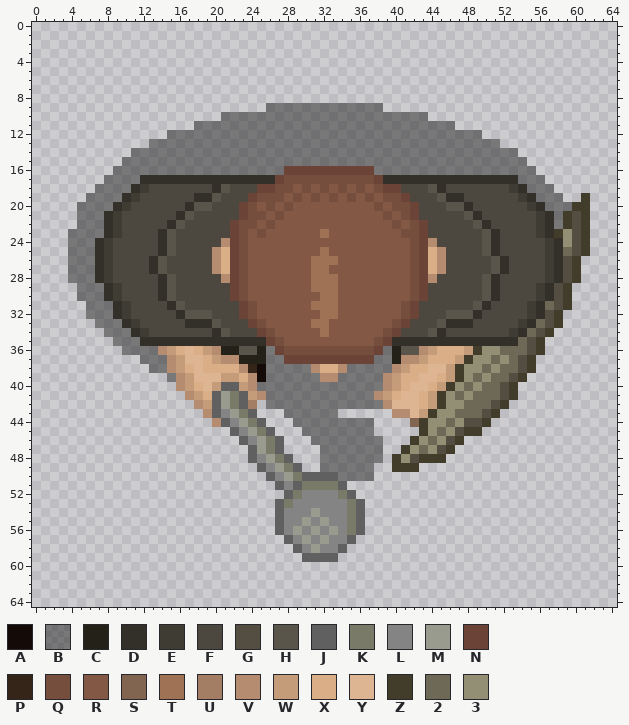
Sprite sheet, stored at src/nex/resource/sprites/player/Cleric_Idle_Down.png. This is how it looked before the edit.
The file is 65x65 pixels. Colours within 5 levels of each other are drawn and written as one.
Palette (. is transparent): A #140b08  B #1e1e1e7c  C #242118  D #33302a  E #3f3c34  F #4c483f  G #544e42  H #59554a  J #606060  K #797a68  L #848484  M #999b8e  N #6c4437  P #352418  Q #754e3e  R #835845  S #826551  T #a07255  U #a37e65  V #b58c70  W #c49c79  X #daae87  Y #ddb592  Z #423d2a  2 #6e6956  3 #938f74
Pixels before (only the part around the change), first column x 0:
 5 .................................................................
 6 .................................................................
 7 .................................................................
 8 .................................................................
 9 ..........................BBBBBBBBBBBBB..........................
10 .....................BBBBBBBBBBBBBBBBBBBBBBB.....................
11 ..................BBBBBBBBBBBBBBBBBBBBBBBBBBBBB..................
12 ...............BBBBBBBBBBBBBBBBBBBBBBBBBBBBBBBBBBB...............
13 .............BBBBBBBBBBBBBBBBBBBBBBBBBBBBBBBBBBBBBBB.............
14 ...........BBBBBBBBBBBBBBBBBBBBBBBBBBBBBBBBBBBBBBBBBBB...........
15 ..........BBBBBBBBBBBBBBBBBBBBBBBBBBBBBBBBBBBBBBBBBBBBB..........
16 .........BBBBBBBBBBBBBBBBBBBNNNNNNNNNNBBBBBBBBBBBBBBBBBB.........
17 ........BBBBDDDDDDDDDDDDDDDNQQQQQQQQQQNDDDDDDDDDDDDDDDBBB........
18 .......BBBBDEFFFFFFFDHFFFNNQQRQRQRQRQRQNNFFFHDFFFFFFFEDBBB.......
19 ......BBBBDEFFFFFFDDHFFFNQQQRQRQRQRQRQRQQNFFFHDDFFFFFFEDBBB..Z...
20 .....BBBBDEFFFFFFDHHFFFNQRQRQRRRRRRRRRQRQQNFFFHHDFFFFFFEDBBBZZ...
21 .....BBBDEFFFFFFDHFFFFFNQQRQRRRRRRRRRRRQRQNFFFFFHDFFFFFFEDBZGZ...
22 .....BBBDEFFFFFDHFFFFFNQQRQRRRRRRRRRRRRRQRQNFFFFFHDFFFFFEDBZGZ...
23 ....BBBBDEFFFFDHFFFFFFNQRQRRRRRRTRRRRRRRRQQNFFFFFFHDFFFFEDZ3GZ...
24 ....BBBDEFFFFFDHFFFFFVNQRRRRRRRRRRRRRRRRRRQNVFFFFFHDFFFFFED3GZ...
25 ....BBBDEFFFFFDHFFFFVXNQRRRRRRRRTRRRRRRRRRQNXVFFFFHDFFFFFED2GZ...
26 ....BBBDEFFFFDHFFFFFVXNQRRRRRRRTTTRRRRRRRRQNXVFFFFFHDFFFFEDGZ....
27 ....BBBDEFFFFDHFFFFFVXNQRRRRRRRTTRRRRRRRRRQNXVFFFFFHDFFFFEDGZ....
28 ....BBBDEFFFFFDHFFFFFVNQRRRRRRRTTTRRRRRRRRQNVFFFFFHDFFFFFEDGZ....
29 .....BBBDEFFFFDHFFFFFFNQRRRRRRRTTTRRRRRRRRQNFFFFFFHDFFFFEDGZ.....
30 .....BBBDEFFFFDHFFFFFFNQRRRRRRRRTTRRRRRRRRQNFFFFFFHDFFFFEDGZ.....
31 ......BBBDEFFFFDHFFFFFFNQRRRRRRTTTRRRRRRRQNFFFFFFHDFFFFED2GZ.....
32 ......BBBDEFFFFFDHHHFFFNQRRRRRRRTTRRRRRRRQNFFFHHHDFFFFFEDGZ......
33 .......BBBDEFFFFFDDDHFFFNQRRRRRTTRRRRRRRQNFFFHDDDFFFFFED2GZ......
34 ........BBBDEFFFFFFFDHFFFNQRRRRRTRRRRRRQNFFFHDFFFFFFFED2GZ.......
35 .........BBBDDDDDDDDDDDDDDNQRRRRRRRRRRQNDDDDDDDDDDDDDD2GZ........
36 ..........BBBBVWXYXWVCCHHCBNQQQQQQQQQQNBCHHVWXXXWZ33222GZ........
37 ............BBBVWYYXWVVCCCBBNNNNNNNNNNBBCVVWXXXWZ33232GZ.........
38 .............BBVWXYXXXXVPABBBBBVXXVBBBBBVWXXYYWZ332322GZ.........
39 ...............BVWYYYWWXVABBBBBBVVBBBBBVWXXYYXWZ32322GZ..........
40 ................VWXYWJJWVBBBBBBBBBBBBBBVWXYYXWZ32322GZ...........
41 .................VWXJMKJWVBBBBBBBBBBBBVWXYYXWZ323222GZ...........
42 ..................VWJMKJU.BBBBBBBBBBBBBVYYYXWZ33222GZ............
43 ...................VJLMKJ...BBBBBB......VVYWZ33222GZ.............
44 ....................VJLMKJ...BBBBBBBBB....SZ3323GGZ..............
45 ......................JLMKJ...BBBBBBBB.....Z323GZZ...............
46 .......................JLMKJ...BBBBBBBB...Z323GZ.................
47 ........................JMKJ....BBBBBBB..Z323GZ..................
48 ........................JLMKJ...BBBBBBB.Z3GZZZ...................
49 .........................JLMKJ..BBBBBB..ZZZ......................
50 ..........................JLMKJJJJBBBB...........................
51 ...........................JLJKKKKJ..............................
52 ............................JKLLLLKJ.............................
53 ...........................JKLLLLLLKJ............................
54 ...........................JLLLMLLLKJ............................
55 ...........................JLLMLMLLKJ............................
56 ...........................JLMLMLMLKJ............................
57 ............................JLMLMLLJ.............................
58 .............................JLMLLJ..............................
59 ..............................JJJJ...............................
60 .................................................................
61 .................................................................
62 .................................................................
63 .................................................................
The result:
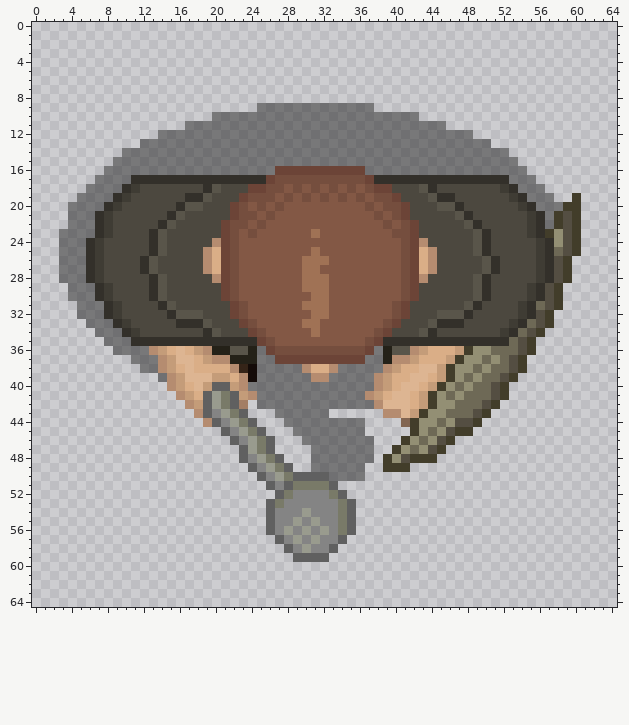
Diff:
y 9: x 25 . -> B; x 38 B -> .
y 10: x 20 . -> B; x 43 B -> .
y 11: x 17 . -> B; x 46 B -> .
y 12: x 14 . -> B; x 49 B -> .
y 13: x 12 . -> B; x 51 B -> .
y 14: x 10 . -> B; x 53 B -> .
y 15: x 9 . -> B; x 54 B -> .
y 16: x 8 . -> B; x 27 B -> N; x 37 N -> B; x 55 B -> .
y 17: x 7 . -> B; x 11 B -> D; x 26..27 DN -> NQ; x 37..38 QN -> ND; x 53 D -> B; x 56 B -> .
y 18: x 6 . -> B; x 10..12 BDE -> DEF; x 19..21 FDH -> DHF; x 24 F -> N; x 26 N -> Q; x 28..38 QRQRQRQRQRQ -> RQRQRQRQRQN; x 40 N -> F; x 43..45 FHD -> HDF; x 52..54 FED -> EDB; x 57 B -> .
y 19: x 5 . -> B; x 9..11 BDE -> DEF; x 17 F -> D; x 19..20 DH -> HF; x 23..24 FN -> NQ; x 27..38 QRQRQRQRQRQR -> RQRQRQRQRQRQ; x 40..41 QN -> NF; x 44..45 FH -> HD; x 47 D -> F; x 53..55 FED -> EDB; x 58 B -> .; x 60..61 .Z -> Z.
y 20: x 4 . -> B; x 8..10 BDE -> DEF; x 16..17 FD -> DH; x 19 H -> F; x 22..28 FNQRQRQ -> NQRQRQR; x 37..39 RQR -> QRQ; x 41..42 QN -> NF; x 45 F -> H; x 47..48 HD -> DF; x 54..56 FED -> EDB; x 59 B -> Z; x 61 Z -> .
y 21: x 4 . -> B; x 7..9 BDE -> DEF; x 15..17 FDH -> DHF; x 22..23 FN -> NQ; x 25..27 QRQ -> RQR; x 38..42 RQRQN -> QRQNF; x 47..49 FHD -> HDF; x 55..61 FEDBZGZ -> EDBZGZ.
y 22: x 4 . -> B; x 7..9 BDE -> DEF; x 14..16 FDH -> DHF; x 21..22 FN -> NQ; x 24..26 QRQ -> RQR; x 39..43 RQRQN -> QRQNF; x 48..50 FHD -> HDF; x 55..61 FEDBZGZ -> EDBZGZ.
y 23: x 3 . -> B; x 7..9 BDE -> DEF; x 13..15 FDH -> DHF; x 21..25 FNQRQ -> NQRQR; x 31..32 RT -> TR; x 40 R -> Q; x 42..43 QN -> NF; x 49..51 FHD -> HDF; x 55..61 FEDZ3GZ -> EDZ3GZ.
y 24: x 3 . -> B; x 6..8 BDE -> DEF; x 13..15 FDH -> DHF; x 20..23 FVNQ -> VNQR; x 41..44 RQNV -> QNVF; x 49..51 FHD -> HDF; x 56..61 FED3GZ -> ED3GZ.
y 25: x 3 . -> B; x 6..8 BDE -> DEF; x 13..15 FDH -> DHF; x 19..23 FVXNQ -> VXNQR; x 31..32 RT -> TR; x 41..45 RQNXV -> QNXVF; x 49..51 FHD -> HDF; x 56..61 FED2GZ -> ED2GZ.
y 26: x 3 . -> B; x 6..8 BDE -> DEF; x 12..14 FDH -> DHF; x 19..23 FVXNQ -> VXNQR; x 30 R -> T; x 33 T -> R; x 41..45 RQNXV -> QNXVF; x 50..52 FHD -> HDF; x 56..60 FEDGZ -> EDGZ.
y 27: x 3 . -> B; x 6..8 BDE -> DEF; x 12..14 FDH -> DHF; x 19..23 FVXNQ -> VXNQR; x 30 R -> T; x 32 T -> R; x 41..45 RQNXV -> QNXVF; x 50..52 FHD -> HDF; x 56..60 FEDGZ -> EDGZ.
y 28: x 3 . -> B; x 6..8 BDE -> DEF; x 13..15 FDH -> DHF; x 20..23 FVNQ -> VNQR; x 30 R -> T; x 33 T -> R; x 41..44 RQNV -> QNVF; x 49..51 FHD -> HDF; x 56..60 FEDGZ -> EDGZ.
y 29: x 4 . -> B; x 7..9 BDE -> DEF; x 13..15 FDH -> DHF; x 21..23 FNQ -> NQR; x 30 R -> T; x 33 T -> R; x 41..43 RQN -> QNF; x 49..51 FHD -> HDF; x 55..59 FEDGZ -> EDGZ.
y 30: x 4 . -> B; x 7..9 BDE -> DEF; x 13..15 FDH -> DHF; x 21..23 FNQ -> NQR; x 31 R -> T; x 33 T -> R; x 41..43 RQN -> QNF; x 49..51 FHD -> HDF; x 55..59 FEDGZ -> EDGZ.
y 31: x 5 . -> B; x 8..10 BDE -> DEF; x 14..16 FDH -> DHF; x 22..24 FNQ -> NQR; x 30 R -> T; x 33 T -> R; x 40..42 RQN -> QNF; x 48..50 FHD -> HDF; x 54..59 FED2GZ -> ED2GZ.
y 32: x 5 . -> B; x 8..10 BDE -> DEF; x 15..16 FD -> DH; x 19 H -> F; x 22..24 FNQ -> NQR; x 31 R -> T; x 33 T -> R; x 40..42 RQN -> QNF; x 45 F -> H; x 48..49 HD -> DF; x 54..58 FEDGZ -> EDGZ.
y 33: x 6 . -> B; x 9..11 BDE -> DEF; x 16 F -> D; x 19..20 DH -> HF; x 23..25 FNQ -> NQR; x 30 R -> T; x 32 T -> R; x 39..41 RQN -> QNF; x 44..45 FH -> HD; x 48 D -> F; x 53..58 FED2GZ -> ED2GZ.
y 34: x 7 . -> B; x 10..12 BDE -> DEF; x 19..21 FDH -> DHF; x 24..26 FNQ -> NQR; x 31..32 RT -> TR; x 38..40 RQN -> QNF; x 43..45 FHD -> HDF; x 52..57 FED2GZ -> ED2GZ.
y 35: x 8 . -> B; x 11 B -> D; x 25..27 DNQ -> NQR; x 37..39 RQN -> QND; x 53..56 D2GZ -> 2GZ.
y 36: x 9 . -> B; x 13..20 BVWXYXWV -> VWXYXWVC; x 22 C -> H; x 24..27 HCBN -> CBNQ; x 37..40 QNBC -> NBCH; x 42..44 HVW -> VWX; x 47..49 XWZ -> WZ3; x 51 3 -> 2; x 54..56 2GZ -> GZ.
y 37: x 11 . -> B; x 14..16 BVW -> VWY; x 18..20 YXW -> XWV; x 22 V -> C; x 25 C -> B; x 27 B -> N; x 37 N -> B; x 39..40 BC -> CV; x 42..43 VW -> WX; x 46..48 XWZ -> WZ3; x 50..55 3232GZ -> 232GZ.
y 38: x 12 . -> B; x 14..18 BVWXY -> VWXYX; x 22..25 XVPA -> VPAB; x 30..31 BV -> VX; x 33..34 XV -> VB; x 39..41 BVW -> VWX; x 43 X -> Y; x 45..47 YWZ -> WZ3; x 49..51 323 -> 232; x 53..55 2GZ -> GZ.
y 39: x 14..17 .BVW -> BVWY; x 20 Y -> W; x 22..25 WXVA -> XVAB; x 31 B -> V; x 33 V -> B; x 38..40 BVW -> VWX; x 42 X -> Y; x 44..50 YXWZ323 -> XWZ3232; x 52..54 2GZ -> GZ.
y 40: x 15..20 .VWXYW -> VWXYWJ; x 22..24 JWV -> WVB; x 38..41 BVWX -> VWXY; x 43..49 YXWZ323 -> XWZ3232; x 51..53 2GZ -> GZ.
y 41: x 16..25 .VWXJMKJWV -> VWXJMKJWVB; x 37..40 BVWX -> VWXY; x 42..48 YXWZ323 -> XWZ3232; x 51..53 2GZ -> GZ.
y 42: x 17..25 .VWJMKJU. -> VWJMKJU.B; x 38..39 BV -> VY; x 42..45 YXWZ -> XWZ3; x 47 3 -> 2; x 50..52 2GZ -> GZ.
y 43: x 18..24 .VJLMKJ -> VJLMKJ.; x 27 . -> B; x 33 B -> .; x 39 . -> V; x 41..44 VYWZ -> YWZ3; x 46 3 -> 2; x 49..51 2GZ -> GZ.
y 44: x 19..25 .VJLMKJ -> VJLMKJ.; x 28 . -> B; x 37 B -> .; x 41..43 .SZ -> SZ3; x 45..47 323 -> 23G; x 49..50 GZ -> Z.
y 45: x 21..26 .JLMKJ -> JLMKJ.; x 29 . -> B; x 37 B -> .; x 42..47 .Z323G -> Z323GZ; x 49 Z -> .
y 46: x 22..27 .JLMKJ -> JLMKJ.; x 30 . -> B; x 38 B -> .; x 41..47 .Z323GZ -> Z323GZ.
y 47: x 23..27 .JMKJ -> JMKJ.; x 31 . -> B; x 38 B -> .; x 40..46 .Z323GZ -> Z323GZ.
y 48: x 23..28 .JLMKJ -> JLMKJ.; x 31 . -> B; x 38..42 B.Z3G -> .Z3GZ; x 45 Z -> .
y 49: x 24..29 .JLMKJ -> JLMKJ.; x 31 . -> B; x 37 B -> .; x 39 . -> Z; x 42 Z -> .
y 50: x 25..29 .JLMK -> JLMKJ; x 33 J -> B; x 37 B -> .
y 51: x 26..29 .JLJ -> JLJK; x 33..34 KJ -> J.
y 52: x 27..29 .JK -> JKL; x 33..35 LKJ -> KJ.
y 53: x 26..28 .JK -> JKL; x 34..36 LKJ -> KJ.
y 54: x 26..27 .J -> JL; x 30..31 LM -> ML; x 34..36 LKJ -> KJ.
y 55: x 26..27 .J -> JL; x 29..32 LMLM -> MLML; x 34..36 LKJ -> KJ.
y 56: x 26..36 .JLMLMLMLKJ -> JLMLMLMLKJ.
y 57: x 27..32 .JLMLM -> JLMLML; x 34..35 LJ -> J.
y 58: x 28..31 .JLM -> JLML; x 33..34 LJ -> J.
y 59: x 29 . -> J; x 33 J -> .
Boxes around the changes in both pictures, in picture pixels (x1, y1, x2, y2):
added: (257, 103, 266, 112)
erased: (374, 103, 383, 112)
changed: (59, 112, 590, 562)
